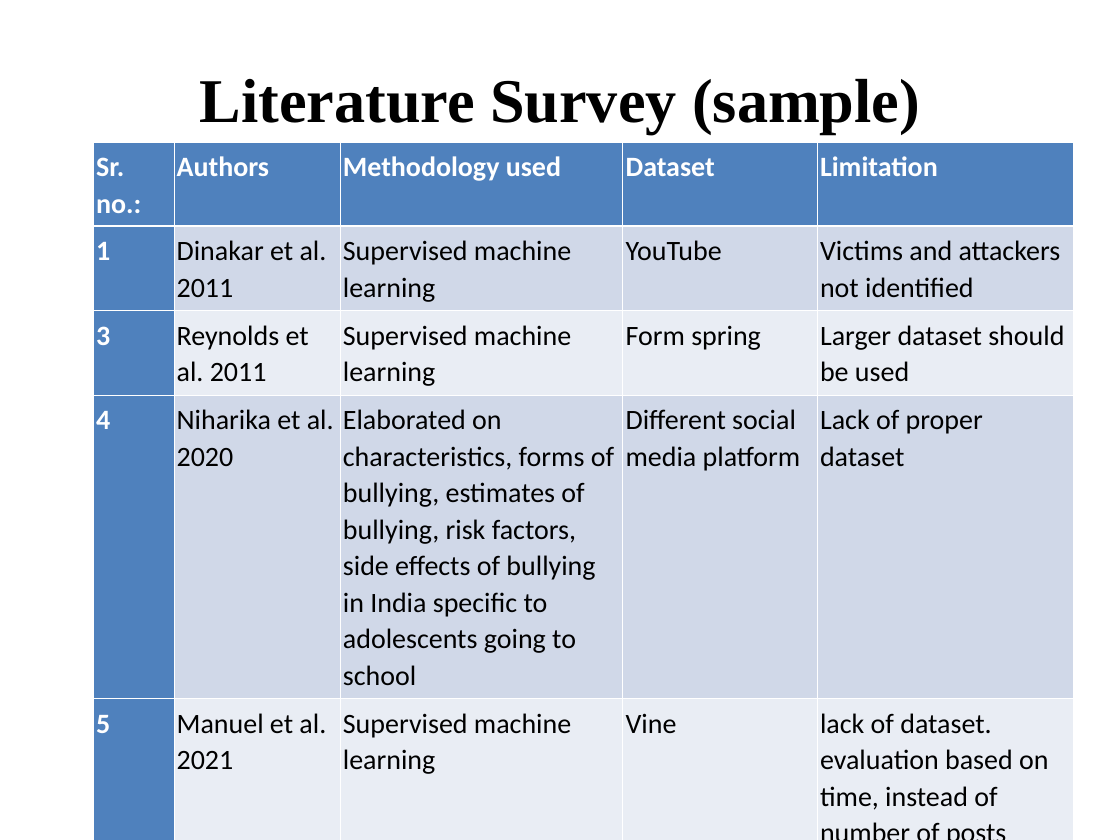
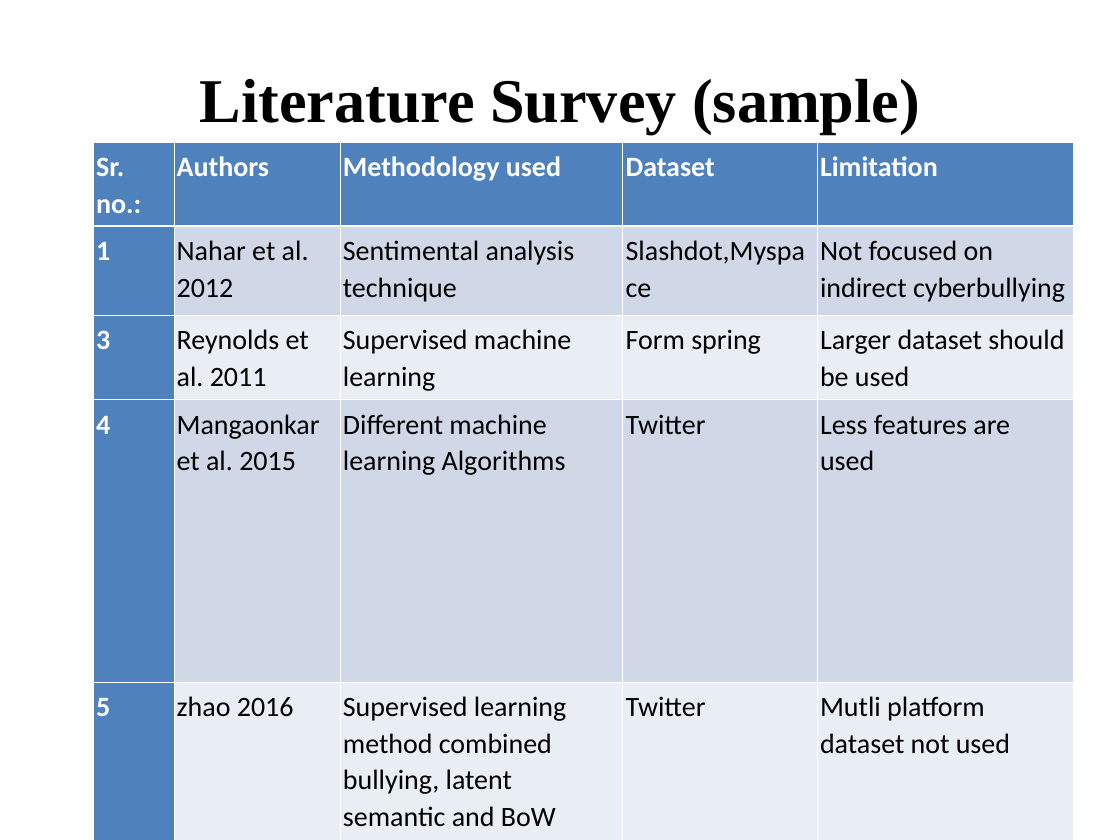
Before and after one commit to harshagarwal2245/Cyberbullying-detection-using-ml, a slide deck: slide 4 of Refrences/Project_Review_Template_III_final.ppt. Drawn at 1120x840 pixels with LibreOffice and Linux fonts; fonts in the diff are those of the drawing. Boxes give left, top, right and bottom in pixels: in the first picture for what was removed or moved away, otherwise in the second. Text is boxed around its words. In the diff, an @@ line names an element or a change of style, - is before the commit and + after.

```diff
--- a/Refrences/Project_Review_Template_III_final.ppt
+++ b/Refrences/Project_Review_Template_III_final.ppt
@@ table at box(93, 142, 1073, 837) @@
-row 2: 1 | Dinakar et al. 2011 | Supervised machine learning | YouTube | Victims and attackers not identified
+row 2: 1 | Nahar et al. 2012 | Sentimental analysis technique | Slashdot,Myspace | Not focused on indirect cyberbullying
-row 4: 4 | Niharika et al. 2020 | Elaborated on characteristics, forms of bullying, estimates of bullying, risk factors, side effects of bullying in India specific to adolescents going to school | Different social media platform | Lack of proper dataset
+row 4: 4 | Mangaonkar et al. 2015 | Different machine learning Algorithms | Twitter | Less features are used
-row 5: 5 | Manuel et al. 2021 | Supervised machine learning | Vine | lack of dataset. evaluation based on time, instead of number of posts
+row 5: 5 | zhao 2016 | Supervised learning method combined bullying, latent semantic and BoW features | Twitter | Mutli platform dataset not used
```
Also in this commit, not shown: 3 other slides changed, 29 other files.
